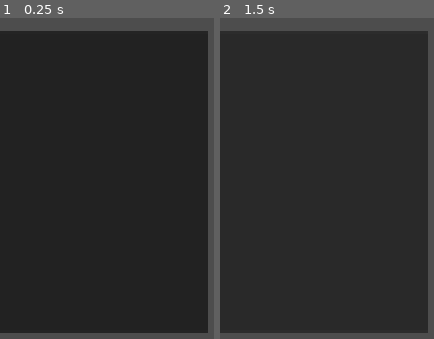
Above: before the commit, frames 1-2 (left to right).
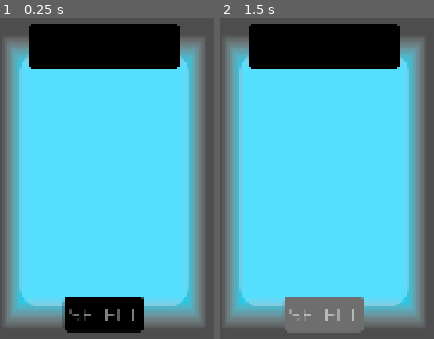
Above: after the commit, the same moments.

Repository: two-sticks-and-a-rock/space-arcade
Game: Godot game, scene res://scenes/ui/upgrade_panel.tscn
Two runs of this game, one before a commit and one after it. Both use one fixed random seed, a clock stepped at 60 frames per second and the inputs below. This scene is started directly instead of the project's main scene.
Inputs (mouse positions are in pixels of both pictures, inside the frame that each line leads up to; where the layout moved, square brackets give the same spot in the first picture):
- Up to frame 1 (0.25 s): no input
- Up to frame 2 (1.5 s): click (324, 313) [324, 181] at 0.5 s; click (324, 313) [324, 181] at 1.25 s

The runs differ from the first frame. In frame 1, 93% of the frame differs, in the area x 0-98%, y 1-99%; in frame 2, 93%.

Commit message:
upgrade panel styling

Diff:
--- a/scenes/player/player_weapons/orbiter/orbiter_ring.gd
+++ b/scenes/player/player_weapons/orbiter/orbiter_ring.gd
@@ -16,7 +16,6 @@
 		var orbiter = bullet_scene.instantiate() as PlayerBullet
 		orbiter.position = child_pos
 		orbiter.bullet_scale = Vector2(bullet_size, bullet_size)*orbiter.scale_for_sprite
-		print(str(orbiter.bullet_scale) + " = size:" + str(bullet_size) + " * " + str(orbiter.scale_for_sprite))
 		add_child(orbiter)
 		child_pos = child_pos.rotated(2*PI / num_bullets)
 		current_bullets.append(orbiter)
--- /dev/null
+++ b/scenes/ui/themes/upgrade_panel.tres
@@ -0,0 +1,24 @@
+[gd_resource type="Theme" format=3 uid="uid://caagyi3mx40y1"]
+
+[sub_resource type="Gradient" id="Gradient_ti8m8"]
+offsets = PackedFloat32Array(0.7795139, 1)
+colors = PackedColorArray(0, 0.8392157, 1, 1, 1, 1, 1, 0)
+
+[sub_resource type="GradientTexture2D" id="GradientTexture2D_naqhr"]
+gradient = SubResource("Gradient_ti8m8")
+fill = 2
+fill_from = Vector2(0.5, 0.5)
+
+[sub_resource type="StyleBoxTexture" id="StyleBoxTexture_jgoho"]
+texture = SubResource("GradientTexture2D_naqhr")
+
+[sub_resource type="StyleBoxFlat" id="StyleBoxFlat_jgoho"]
+bg_color = Color(0, 0, 0, 1)
+corner_radius_top_left = 12
+corner_radius_top_right = 12
+corner_radius_bottom_right = 12
+corner_radius_bottom_left = 12
+
+[resource]
+Panel/styles/panel = SubResource("StyleBoxTexture_jgoho")
+PanelContainer/styles/panel = SubResource("StyleBoxFlat_jgoho")
--- a/scenes/ui/upgrade_mechanics_text.tscn
+++ b/scenes/ui/upgrade_mechanics_text.tscn
@@ -1,10 +1,12 @@
 [gd_scene format=3 uid="uid://br4we7wbi1h4f"]
 
-[ext_resource type="Theme" uid="uid://drsxtvymgay2s" path="res://scenes/ui/themes/default/default.tres" id="1_h4srg"]
+[sub_resource type="LabelSettings" id="LabelSettings_h4srg"]
+font_size = 24
+font_color = Color(0, 0, 0, 1)
 
 [node name="UpgradeMechanicsText" type="Label" unique_id=616719383]
 custom_maximum_size = Vector2(-1, 450)
-theme = ExtResource("1_h4srg")
 theme_override_font_sizes/font_size = 24
 text = "Mechanics Text Example: 8s → 7s"
+label_settings = SubResource("LabelSettings_h4srg")
 autowrap_mode = 2
--- a/scenes/ui/upgrade_menu.tscn
+++ b/scenes/ui/upgrade_menu.tscn
@@ -11,6 +11,7 @@
 script = ExtResource("1_211cs")
 
 [node name="PanelContainer" type="PanelContainer" parent="." unique_id=795516997]
+custom_minimum_size = Vector2(0, 840)
 anchors_preset = 15
 anchor_right = 1.0
 anchor_bottom = 1.0
--- a/scenes/ui/upgrade_panel.gd
+++ b/scenes/ui/upgrade_panel.gd
@@ -1,10 +1,11 @@
 extends MarginContainer
 
-@onready var v_container : VBoxContainer = $VBoxContainer
-@onready var name_label : Label = $VBoxContainer/Name
-@onready var weapon_label : Label = $VBoxContainer/Weapon
-@onready var img : TextureRect = $VBoxContainer/Img
-@onready var button : Button = $Button as Button
+@onready var name_label : Label = $VSplitContainer/VBoxContainer/PanelContainer/VBoxContainer/Name
+@onready var weapon_label : Label = $VSplitContainer/VBoxContainer/PanelContainer/VBoxContainer/Weapon
+@onready var img : TextureRect = $VSplitContainer/VBoxContainer/Img
+
+@onready var mechanics_container: VBoxContainer = $VSplitContainer/VBoxContainer/MechanicsContainer/VBoxContainer
+@onready var button : Button = $VSplitContainer/Button as Button
 
 @onready var mechanic_label_scene : PackedScene = load("res://scenes/ui/upgrade_mechanics_text.tscn")
 
@@ -23,5 +24,5 @@
 	for mechanic in mechanics:
 		var mechanic_label = mechanic_label_scene.instantiate() as Label
 		mechanic_label.text = mechanic
-		v_container.add_child(mechanic_label)
+		mechanics_container.add_child(mechanic_label)
 	button.pressed.connect(on_panel_pressed)
--- a/scenes/ui/upgrade_panel.tscn
+++ b/scenes/ui/upgrade_panel.tscn
@@ -1,6 +1,19 @@
 [gd_scene format=3 uid="uid://dqp5rji23fo3i"]
 
+[ext_resource type="Theme" uid="uid://caagyi3mx40y1" path="res://scenes/ui/themes/upgrade_panel.tres" id="1_cdmev"]
 [ext_resource type="Script" uid="uid://btlxekjq0am2a" path="res://scenes/ui/upgrade_panel.gd" id="1_r60ue"]
+[ext_resource type="Theme" uid="uid://drsxtvymgay2s" path="res://scenes/ui/themes/default/default.tres" id="3_jgoho"]
+
+[sub_resource type="StyleBoxFlat" id="StyleBoxFlat_naqhr"]
+bg_color = Color(0.9019608, 0.91764706, 0.9843137, 0.3764706)
+corner_radius_top_left = 48
+corner_radius_top_right = 48
+corner_radius_bottom_right = 48
+corner_radius_bottom_left = 48
+
+[sub_resource type="LabelSettings" id="LabelSettings_jgoho"]
+font_size = 36
+outline_size = 5
 
 [node name="UpgradePanel" type="MarginContainer" unique_id=1694010216]
 custom_minimum_size = Vector2(500, 720)
@@ -12,38 +25,86 @@
 offset_right = 8.0
 offset_bottom = 4.0
 grow_vertical = 2
+theme = ExtResource("1_cdmev")
 script = ExtResource("1_r60ue")
 
 [node name="Panel" type="Panel" parent="." unique_id=1497323291]
 layout_mode = 2
 
-[node name="VBoxContainer" type="VBoxContainer" parent="." unique_id=817815659]
+[node name="MarginContainer" type="MarginContainer" parent="Panel" unique_id=903201945]
+layout_mode = 1
+anchors_preset = 15
+anchor_right = 1.0
+anchor_bottom = 1.0
+grow_horizontal = 2
+grow_vertical = 2
+theme_override_constants/margin_left = 48
+theme_override_constants/margin_top = 48
+theme_override_constants/margin_right = 48
+theme_override_constants/margin_bottom = 60
+
+[node name="Panel2" type="Panel" parent="Panel/MarginContainer" unique_id=371420884]
+layout_mode = 2
+theme_override_styles/panel = SubResource("StyleBoxFlat_naqhr")
+
+[node name="VSplitContainer" type="VSplitContainer" parent="." unique_id=227808025]
+layout_mode = 2
+
+[node name="VBoxContainer" type="VBoxContainer" parent="VSplitContainer" unique_id=817815659]
 layout_mode = 2
 size_flags_horizontal = 4
 theme_override_constants/separation = 24
 
-[node name="Name" type="Label" parent="VBoxContainer" unique_id=1394569463]
+[node name="PanelContainer" type="PanelContainer" parent="VSplitContainer/VBoxContainer" unique_id=1403588721]
+custom_minimum_size = Vector2(360, 0)
+custom_maximum_size = Vector2(360, -1)
+layout_mode = 2
+size_flags_horizontal = 4
+offset_transform_enabled = true
+offset_transform_position = Vector2(0, -20)
+
+[node name="VBoxContainer" type="VBoxContainer" parent="VSplitContainer/VBoxContainer/PanelContainer" unique_id=647642282]
+custom_minimum_size = Vector2(360, 0)
+custom_maximum_size = Vector2(480, -1)
+layout_mode = 2
+size_flags_horizontal = 4
+alignment = 1
+
+[node name="Name" type="Label" parent="VSplitContainer/VBoxContainer/PanelContainer/VBoxContainer" unique_id=1394569463]
 custom_minimum_size = Vector2(0, 50)
+custom_maximum_size = Vector2(360, -1)
 layout_mode = 2
-theme_override_font_sizes/font_size = 48
 text = "Upgrade Name"
+label_settings = SubResource("LabelSettings_jgoho")
 horizontal_alignment = 1
-vertical_alignment = 1
+vertical_alignment = 2
+autowrap_mode = 2
 
-[node name="Weapon" type="Label" parent="VBoxContainer" unique_id=1863297255]
+[node name="Weapon" type="Label" parent="VSplitContainer/VBoxContainer/PanelContainer/VBoxContainer" unique_id=1863297255]
 custom_minimum_size = Vector2(0, 50)
-custom_maximum_size = Vector2(450, -1)
+custom_maximum_size = Vector2(360, -1)
 layout_mode = 2
-theme_override_font_sizes/font_size = 20
+theme_override_font_sizes/font_size = 24
 text = "Weapon Name"
 horizontal_alignment = 1
-vertical_alignment = 1
 autowrap_mode = 2
 
-[node name="Img" type="TextureRect" parent="VBoxContainer" unique_id=1720966437]
-custom_minimum_size = Vector2(450, 300)
+[node name="Img" type="TextureRect" parent="VSplitContainer/VBoxContainer" unique_id=1720966437]
+custom_minimum_size = Vector2(450, 200)
 layout_mode = 2
 
-[node name="Button" type="Button" parent="." unique_id=765895051]
+[node name="MechanicsContainer" type="MarginContainer" parent="VSplitContainer/VBoxContainer" unique_id=131069695]
+layout_mode = 2
+theme_override_constants/margin_left = 48
+theme_override_constants/margin_right = 48
+
+[node name="VBoxContainer" type="VBoxContainer" parent="VSplitContainer/VBoxContainer/MechanicsContainer" unique_id=193242907]
+layout_mode = 2
+
+[node name="Button" type="Button" parent="VSplitContainer" unique_id=765895051]
 show_behind_parent = true
 layout_mode = 2
+size_flags_horizontal = 4
+size_flags_vertical = 8
+theme = ExtResource("3_jgoho")
+text = "SELECT"
